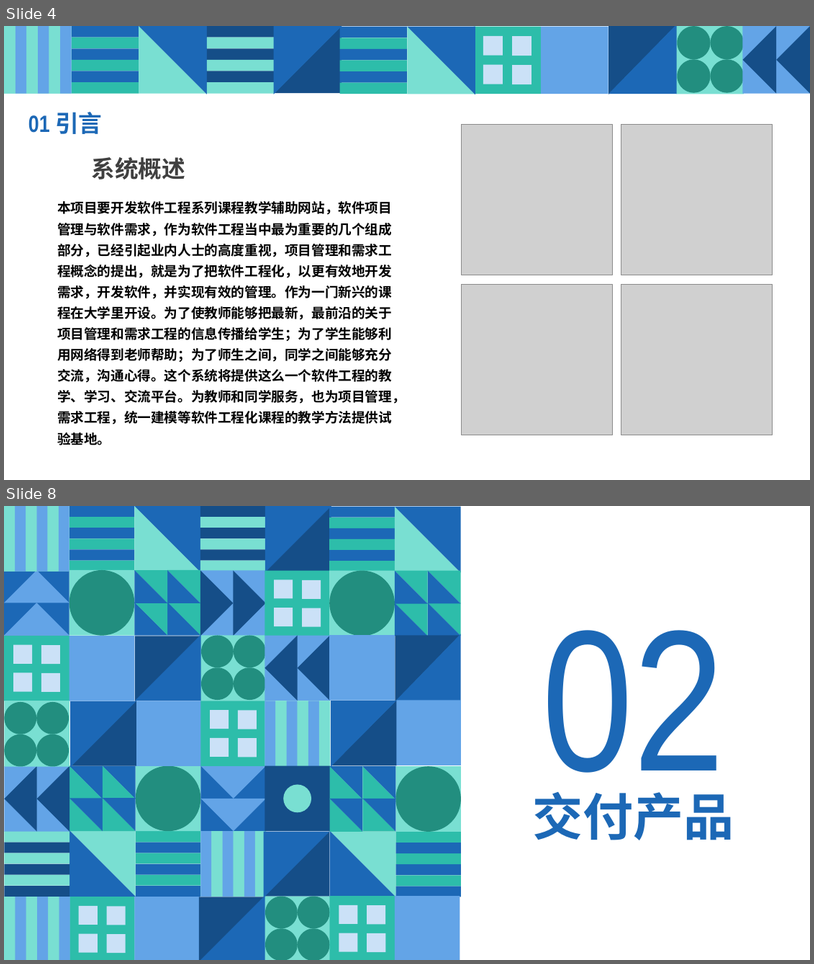
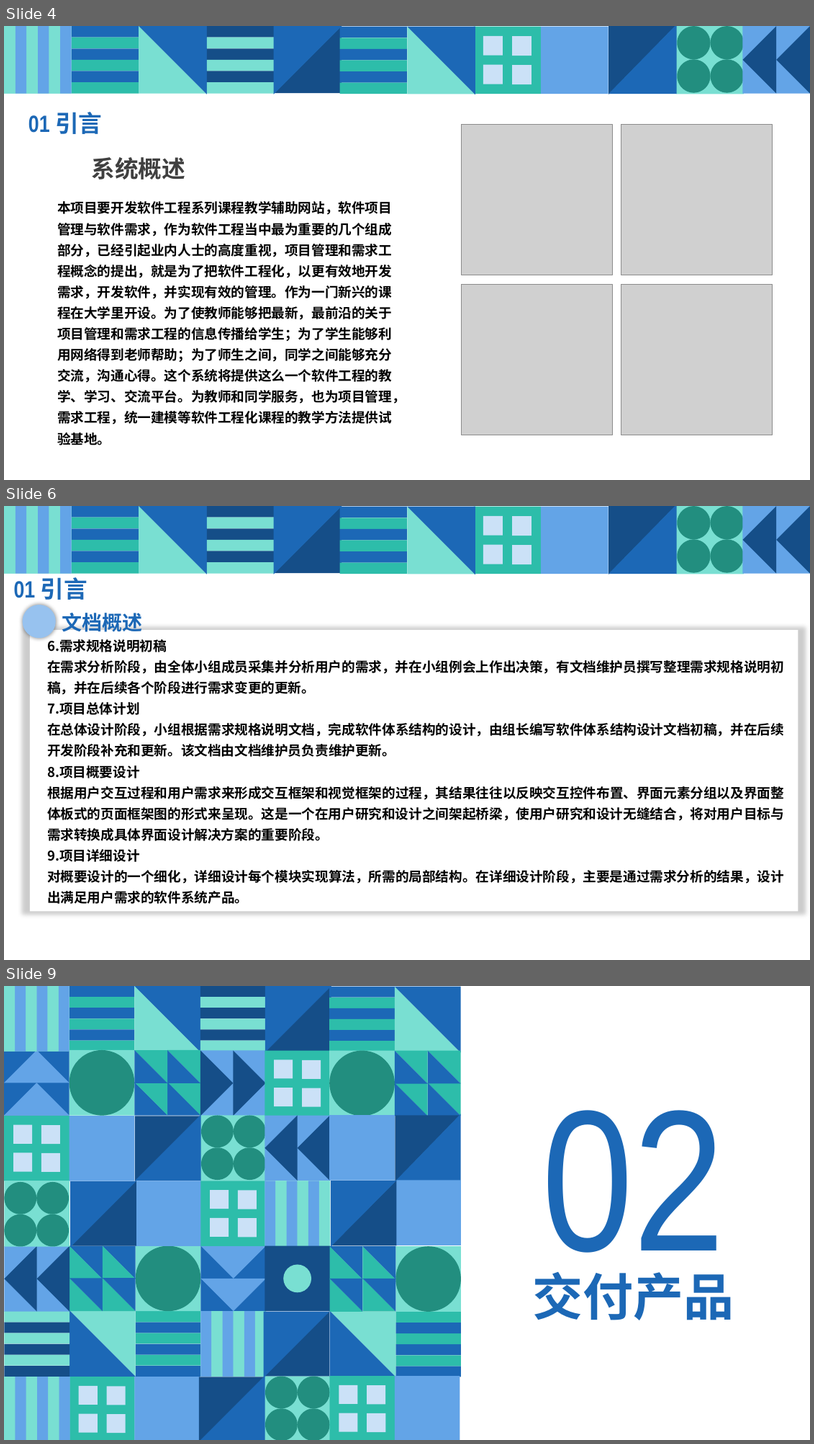
Before and after one commit to JanHonan/store, a slide deck: ppt/PRD2017-G2-项目计划PPT.pptx. Shown one above the other, each under a label of ours: slides 4 and 8 before the commit, slides 4, 6 and 9 after it; the slides between them are not shown. The pictures are 814x964 and 814x1444 pixels, drawn with LibreOffice and Linux fonts; fonts in the diff are those of the drawing; grey boxes stand for pictures. Boxes give left, top, right and bottom in pixels: in the first picture for what was removed or moved away, otherwise in the second. Text is boxed around its words. In the diff, an @@ line names an element or a change of style, - is before the commit and + after.

Commit message:
项目计划  1.0.4.171028   项目计划ppt    1.0.4.171028   版本号命名规范

```diff
--- a/ppt/PRD2017-G2-项目计划PPT.pptx
+++ b/ppt/PRD2017-G2-项目计划PPT.pptx
@@ slide 6 added at <box>4,506,810,960</box>, background #FFFFFF; not listed: 47 template elements that a slide beside it also shows @@
@@ text added at <box>14,577,88,600</box>, 28 pt, text #1C68B6, bold @@
+01 引言
@@ ellipse added at <box>23,605,56,638</box>, fill #97C2EF @@
@@ text added at <box>62,613,142,632</box>, 24 pt, text #1C68B6, bold @@
+文档概述
@@ rectangle added at <box>30,630,799,911</box>, fill #FFFFFF @@
@@ text added at <box>47,639,784,903</box>, 16 pt, text #000000, bold @@
+6.需求规格说明初稿
+在需求分析阶段，由全体小组成员采集并分析用户的需求，并在小组例会上作出决策，有文档维护员撰写整理需求规格说明初稿，并在后续各个阶段进行需求变更的更新。
+7.项目总体计划
+在总体设计阶段，小组根据需求规格说明文档，完成软件体系结构的设计，由组长编写软件体系结构设计文档初稿，并在后续开发阶段补充和更新。该文档由文档维护员负责维护更新。
+8.项目概要设计
+根据用户交互过程和用户需求来形成交互框架和视觉框架的过程，其结果往往以反映交互控件布置、界面元素分组以及界面整体板式的页面框架图的形式来呈现。这是一个在用户研究和设计之间架起桥梁，使用户研究和设计无缝结合，将对用户目标与需求转换成具体界面设计解决方案的重要阶段。
+9.项目详细设计
+对概要设计的一个细化，详细设计每个模块实现算法，所需的局部结构。在详细设计阶段，主要是通过需求分析的结果，设计出满足用户需求的软件系统产品。
@@ what was slide 8 is now slide 9 @@
```
Also in this commit, not shown: 5 slides changed, 2 other files.
